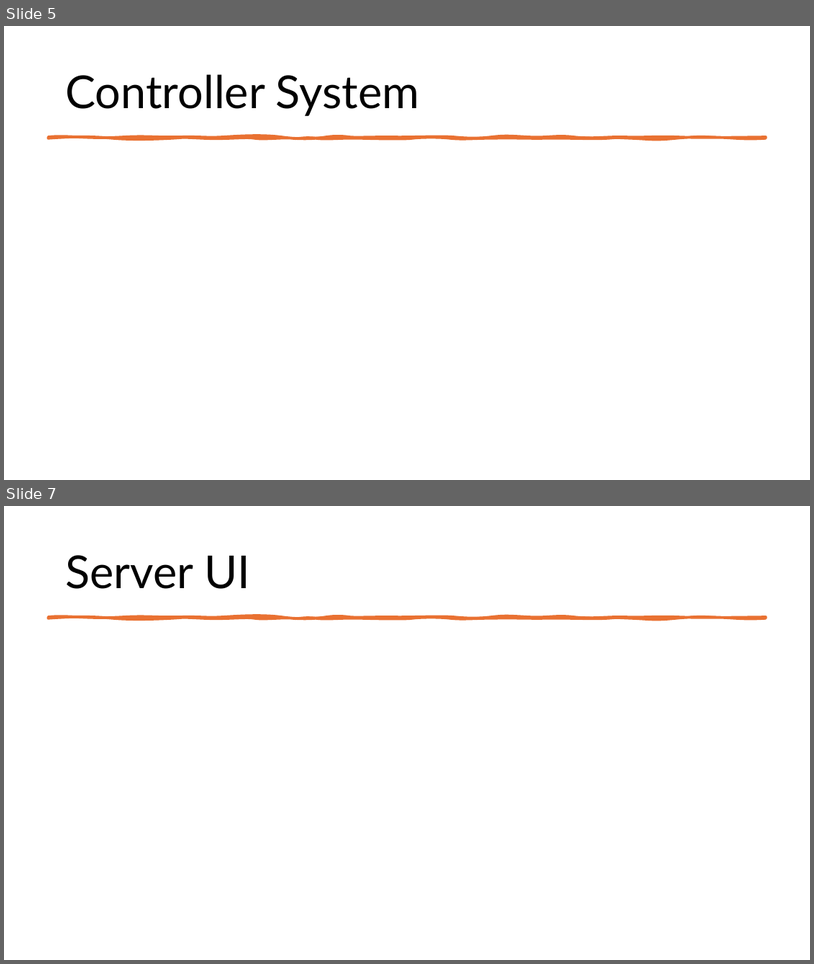
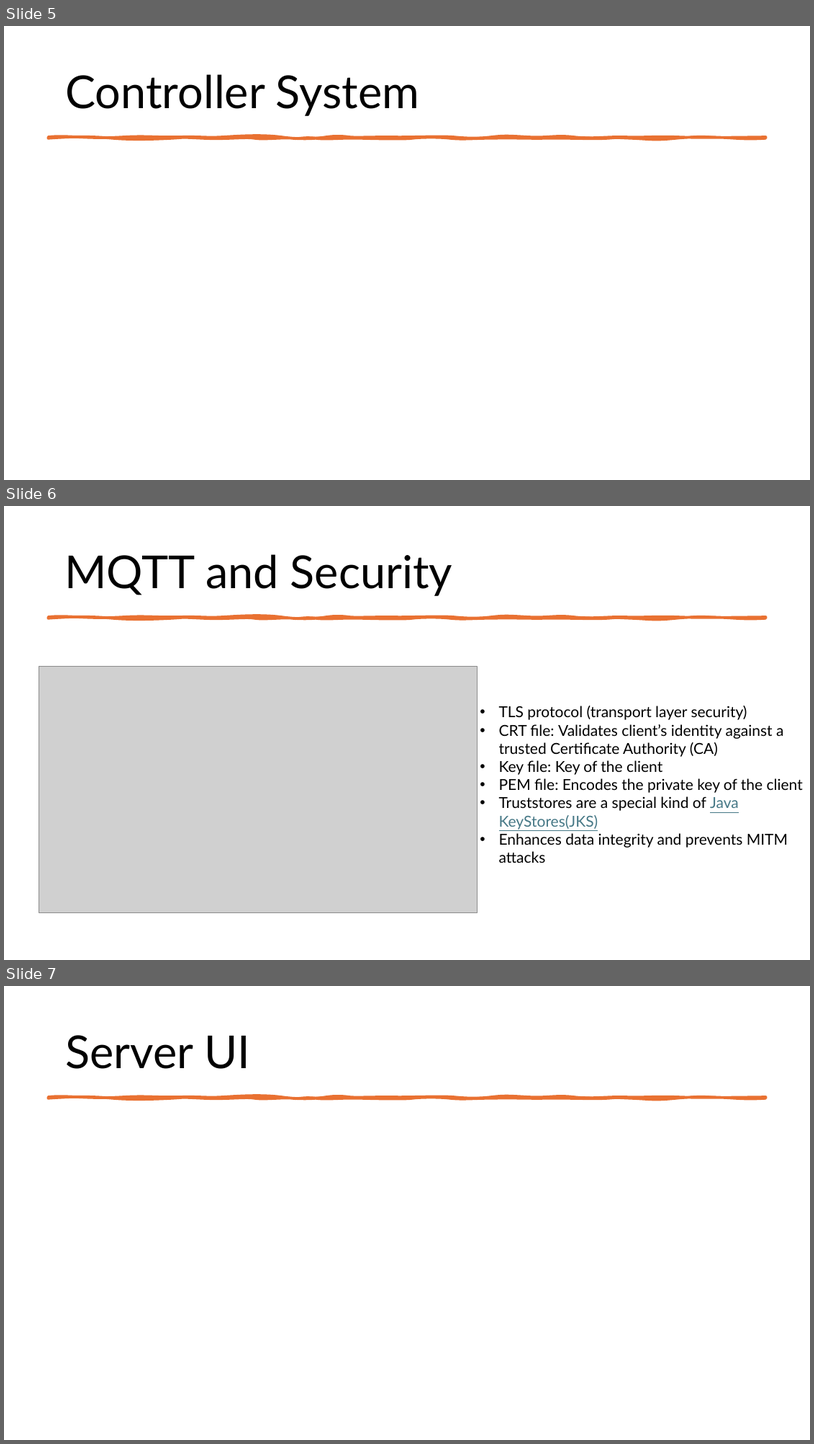
Before and after one commit to RaufPere/RC_CAR_IOT, a slide deck: Documentation/RC_CAR.pptx. Shown one above the other, each under a label of ours: slides 5 and 7 before the commit, slides 5, 6 and 7 after it; the slides between them are not shown. The pictures are 814x964 and 814x1444 pixels, drawn with LibreOffice and Linux fonts; fonts in the diff are those of the drawing; grey boxes stand for pictures. Boxes give left, top, right and bottom in pixels: in the first picture for what was removed or moved away, otherwise in the second. Text is boxed around its words. In the diff, an @@ line names an element or a change of style, - is before the commit and + after.

Commit message:
edited ppt

```diff
--- a/Documentation/RC_CAR.pptx
+++ b/Documentation/RC_CAR.pptx
@@ slide 6 added at [4,506,810,960], background #FFFFFF @@
@@ title added at [64,554,453,596], 54 pt, text #000000 @@
+MQTT and Security
@@ freeform shape added at [48,617,766,618], fill #E97132, outline #E97132 3.25 pt @@
@@ picture added at [39,666,477,913] @@
@@ text added at [499,705,803,862], 18 pt, text #000000 @@
+• TLS protocol (transport layer security)
+• CRT file: Validates client’s identity against a trusted Certificate Authority (CA)
+• Key file: Key of the client
+• PEM file: Encodes the private key of the client
+• Truststores are a special kind of Java KeyStores(JKS)
+• Enhances data integrity and prevents MITM attacks
```
Also in this commit, not shown: 2 other slides added, 2 slides removed.
